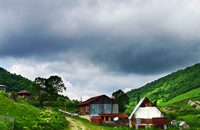
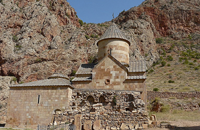
Comparing the layer stacks of the two w=200, h=130 images. Changes:
added layer "Layer 14" above "Layer 13" over [0, 0, 200, 130]
added layer "Layer 13" above "Layer 12" over [0, 0, 200, 130]
added layer "Layer 12" above "Layer 11" over [0, 0, 200, 130]
added layer "Layer 11" above "Layer 10" over [0, 0, 200, 130]
added layer "Layer 10" above "Layer 9" over [0, 0, 200, 130]
added layer "Layer 9" above "Layer 8" over [0, 0, 200, 130]
added layer "Layer 8" above "Layer 7" over [0, 0, 200, 130]
added layer "Layer 7" above "Layer 6" over [0, 0, 200, 130]
added layer "Layer 6" above "Layer 5" over [0, 0, 200, 130]
added layer "Layer 5" above "Layer 4" over [0, 0, 200, 130]
added layer "Layer 4" above "Layer 3" over [0, 0, 200, 130]
